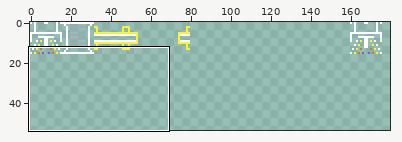
Two states of a sprite sheet, sprites/ship.png. Above: a wide view before the commit, with the close-up outlined.
Close-up. The starting point:
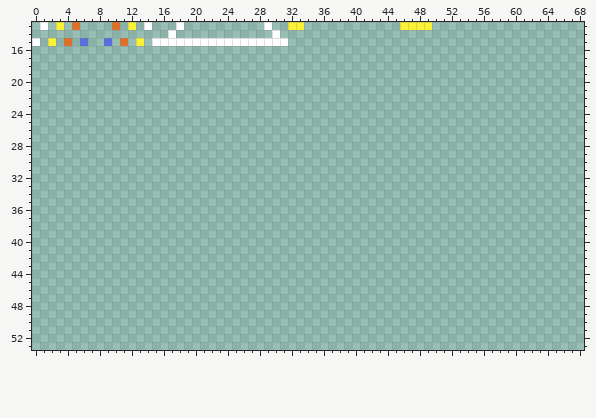
The file is 320x160 pixels. Shown: x 0..68, y 13..53. The wide view leaves out empty margins.
Now the later version:
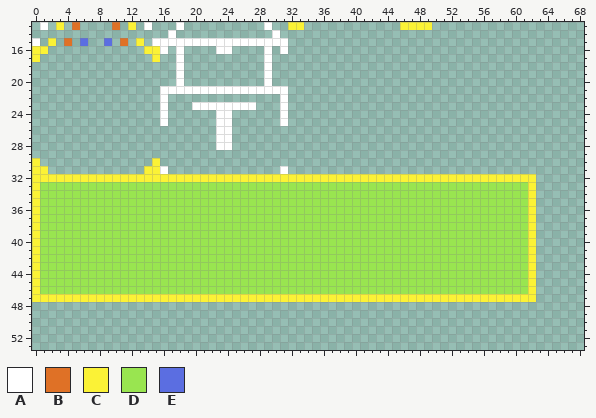
Palette (. is transparent): A #ffffff  B #df7126  C #fbf236  D #99e550  E #5b6ee1
What changed:
@@ x 0..68 @@
 15 A.C.B.E..E.B.C.AAAAAAAAAAAAAAAAA.....................................
-16 .....................................................................
-17 .....................................................................
-18 .....................................................................
-19 .....................................................................
-20 .....................................................................
-21 .....................................................................
-22 .....................................................................
-23 .....................................................................
-24 .....................................................................
-25 .....................................................................
-26 .....................................................................
-27 .....................................................................
-28 .....................................................................
+16 CC............CCA.A....AA....A.A.....................................
+17 C..............C..A..........A.......................................
+18 ..................A..........A.......................................
+19 ..................A..........A.......................................
+20 ..................A..........A.......................................
+21 ................AAAAAAAAAAAAAAAA.....................................
+22 ................A..............A.....................................
+23 ................A...AAAAAAAA...A.....................................
+24 ................A......AA......A.....................................
+25 ................A......AA......A.....................................
+26 .......................AA............................................
+27 .......................AA............................................
+28 .......................AA............................................
 29 .....................................................................
-30 .....................................................................
-31 .....................................................................
-32 .....................................................................
-33 .....................................................................
-34 .....................................................................
-35 .....................................................................
-36 .....................................................................
-37 .....................................................................
-38 .....................................................................
-39 .....................................................................
-40 .....................................................................
-41 .....................................................................
-42 .....................................................................
-43 .....................................................................
-44 .....................................................................
-45 .....................................................................
-46 .....................................................................
-47 .....................................................................
+30 C..............C.....................................................
+31 CC............CCA..............A.....................................
+32 CCCCCCCCCCCCCCCCCCCCCCCCCCCCCCCCCCCCCCCCCCCCCCCCCCCCCCCCCCCCCCC......
+33 CDDDDDDDDDDDDDDDDDDDDDDDDDDDDDDDDDDDDDDDDDDDDDDDDDDDDDDDDDDDDDC......
+34 CDDDDDDDDDDDDDDDDDDDDDDDDDDDDDDDDDDDDDDDDDDDDDDDDDDDDDDDDDDDDDC......
+35 CDDDDDDDDDDDDDDDDDDDDDDDDDDDDDDDDDDDDDDDDDDDDDDDDDDDDDDDDDDDDDC......
+36 CDDDDDDDDDDDDDDDDDDDDDDDDDDDDDDDDDDDDDDDDDDDDDDDDDDDDDDDDDDDDDC......
+37 CDDDDDDDDDDDDDDDDDDDDDDDDDDDDDDDDDDDDDDDDDDDDDDDDDDDDDDDDDDDDDC......
+38 CDDDDDDDDDDDDDDDDDDDDDDDDDDDDDDDDDDDDDDDDDDDDDDDDDDDDDDDDDDDDDC......
+39 CDDDDDDDDDDDDDDDDDDDDDDDDDDDDDDDDDDDDDDDDDDDDDDDDDDDDDDDDDDDDDC......
+40 CDDDDDDDDDDDDDDDDDDDDDDDDDDDDDDDDDDDDDDDDDDDDDDDDDDDDDDDDDDDDDC......
+41 CDDDDDDDDDDDDDDDDDDDDDDDDDDDDDDDDDDDDDDDDDDDDDDDDDDDDDDDDDDDDDC......
+42 CDDDDDDDDDDDDDDDDDDDDDDDDDDDDDDDDDDDDDDDDDDDDDDDDDDDDDDDDDDDDDC......
+43 CDDDDDDDDDDDDDDDDDDDDDDDDDDDDDDDDDDDDDDDDDDDDDDDDDDDDDDDDDDDDDC......
+44 CDDDDDDDDDDDDDDDDDDDDDDDDDDDDDDDDDDDDDDDDDDDDDDDDDDDDDDDDDDDDDC......
+45 CDDDDDDDDDDDDDDDDDDDDDDDDDDDDDDDDDDDDDDDDDDDDDDDDDDDDDDDDDDDDDC......
+46 CDDDDDDDDDDDDDDDDDDDDDDDDDDDDDDDDDDDDDDDDDDDDDDDDDDDDDDDDDDDDDC......
+47 CCCCCCCCCCCCCCCCCCCCCCCCCCCCCCCCCCCCCCCCCCCCCCCCCCCCCCCCCCCCCCC......
 48 .....................................................................
Changed places in both close-ups, as pixel boxes (x1, y1, x2, y2):
added: (32, 46, 536, 302)
